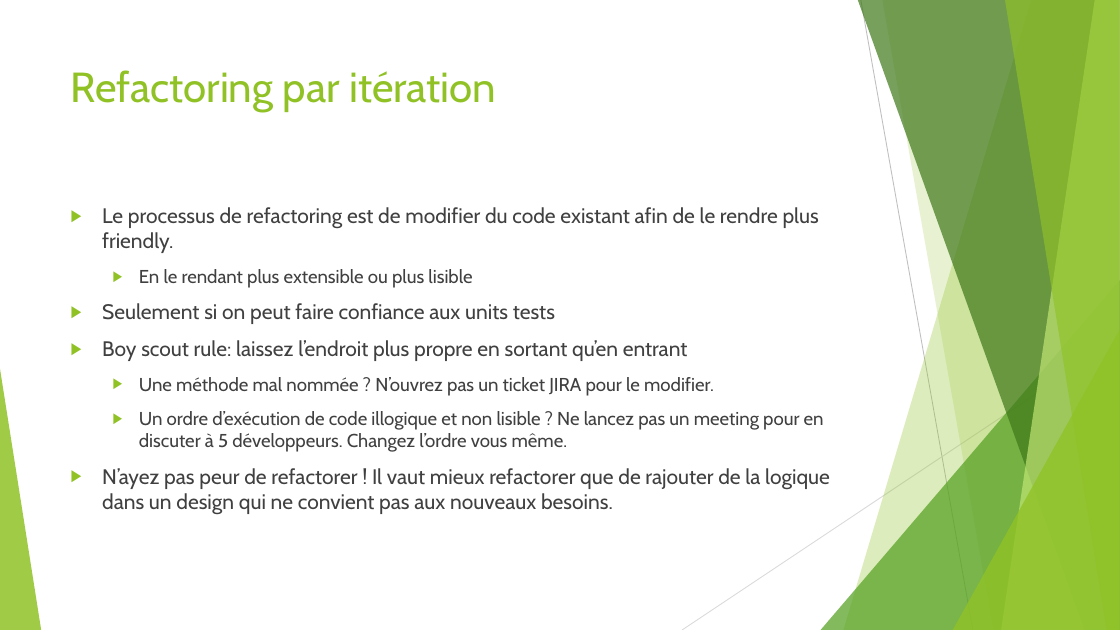
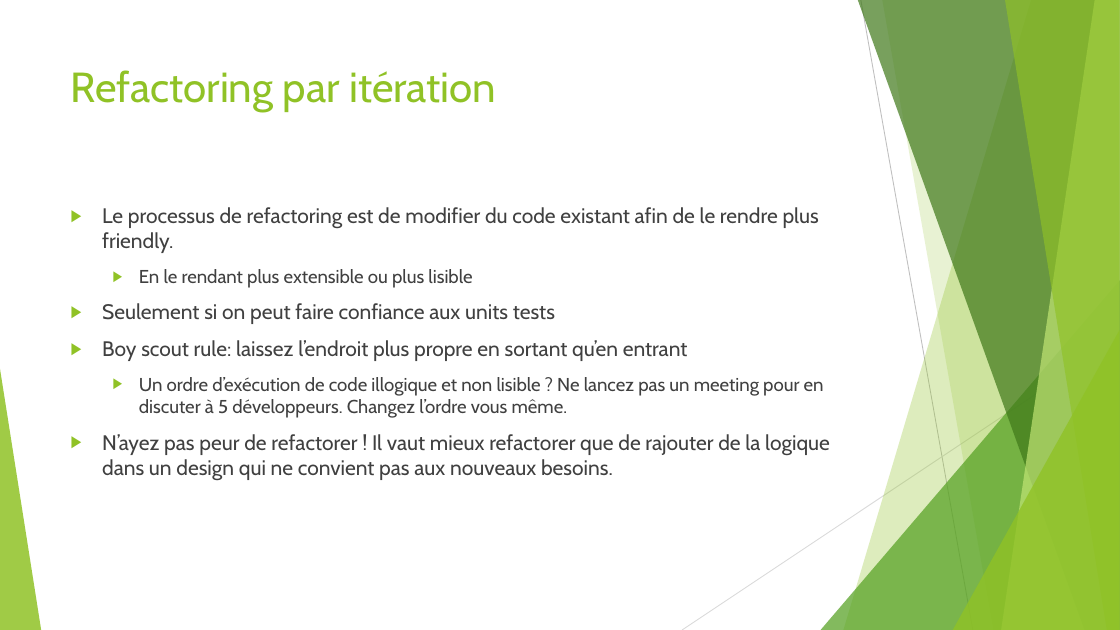
Before and after one commit to worming004/SimpleIsNotEasy, a slide deck: slide 14 of PPT/Easy != Simple.pptx (slide 13 before the commit). Drawn at 1120x630 pixels with LibreOffice and Linux fonts; fonts in the diff are those of the drawing. Boxes give left, top, right and bottom in pixels: in the first picture for what was removed or moved away, otherwise in the second. Text is boxed around its words. In the diff, an @@ line names an element or a change of style, - is before the commit and + after.

```diff
--- a/PPT/Easy != Simple.pptx
+++ b/PPT/Easy != Simple.pptx
@@ text at [139, 377, 714, 396]: paragraph removed @@
-  ▶ Une méthode mal nommée ? N’ouvrez pas un ticket JIRA pour le modifier.
```
Also in this commit, not shown: 5 other slides changed, 3 slides added, 1 other file.
